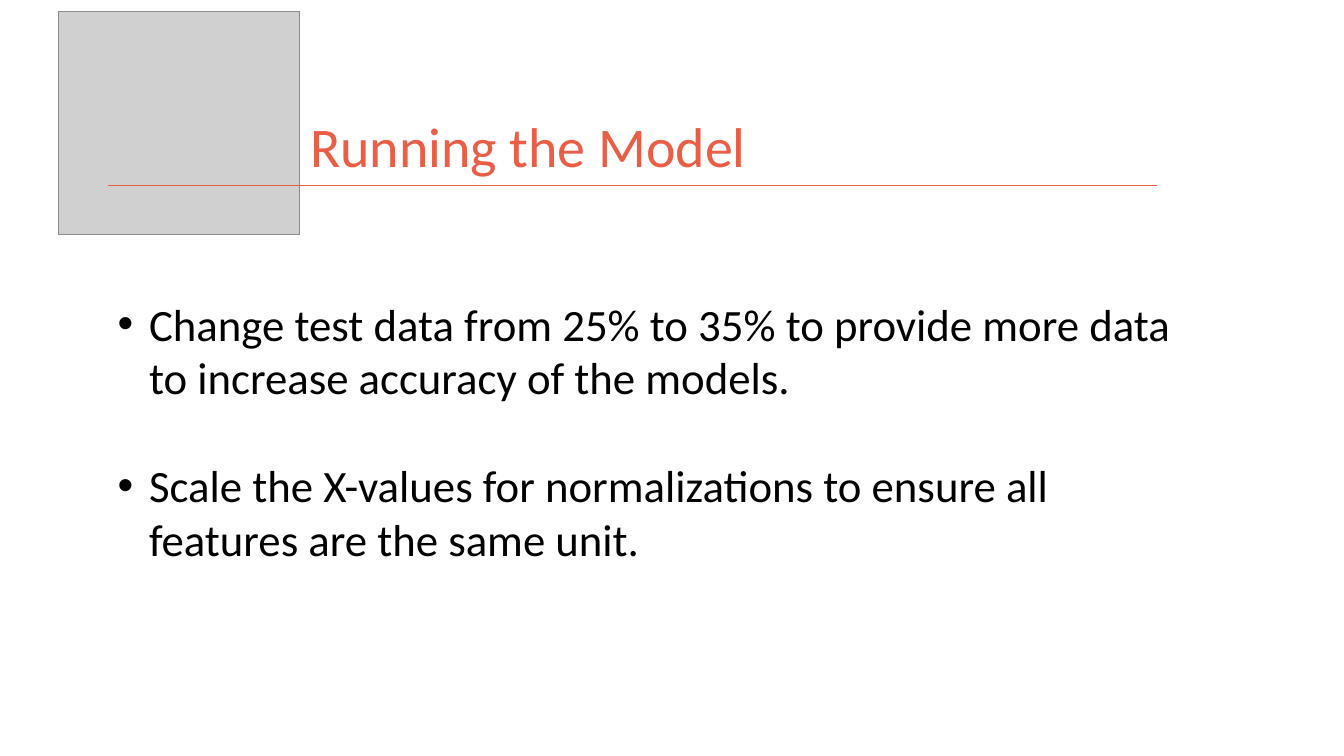
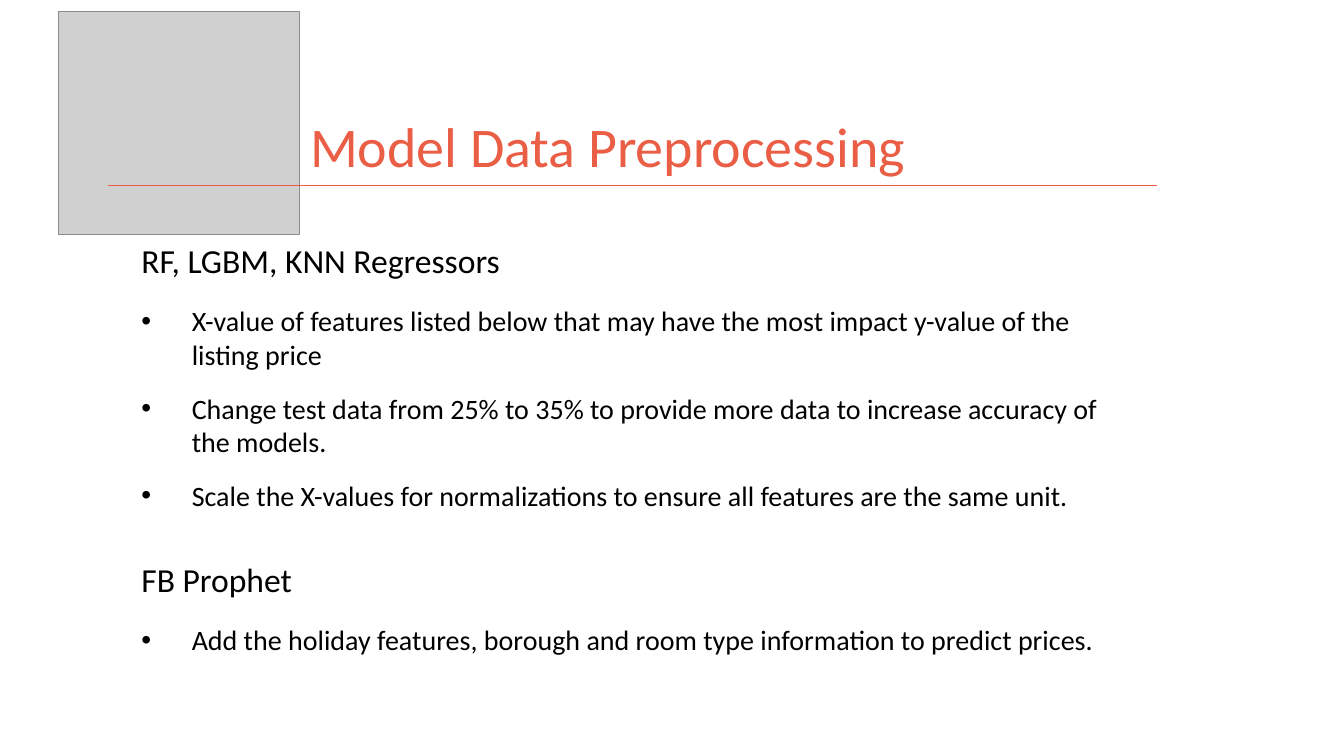
Before and after one commit to kman4/AirbnbPredictions, a slide deck: slide 8 of Airbnb Price Predictions (Model).pptx (slide 10 before the commit). Drawn at 1344x756 pixels with LibreOffice and Linux fonts; fonts in the diff are those of the drawing; grey boxes stand for pictures. Boxes give left, top, right and bottom in pixels: in the first picture for what was removed or moved away, otherwise in the second. Text is boxed around its words. In the diff, an @@ line names an element or a change of style, - is before the commit and + after.

Commit message:
move files, update powerpoint

```diff
--- a/Airbnb Price Predictions (Model).pptx
+++ b/Airbnb Price Predictions (Model).pptx
@@ title at [310, 128, 905, 177]: text changed @@
-Running the Model
+Model Data Preprocessing
@@ text "RF, LGBM, KNN Regressors": place and size @@
-text "RF, LGBM, KNN Regressors" at [149, 310, 1170, 557]
+text "RF, LGBM, KNN Regressors" at [141, 251, 1096, 655]
@@ text at [141, 251, 1069, 370]: paragraphs added @@
+RF, LGBM, KNN Regressors
+• X-value of features listed below that may have the most impact y-value of the listing price
@@ text at [192, 399, 1096, 507]: size 32 to 20 pt in "Change test data from 25% to 35% ...", "Scale the X-values for normalizations to ensure ..."; indent changed @@
@@ text at [141, 568, 1093, 655]: paragraphs added @@
+FB Prophet
+• Add the holiday features, borough and room type information to predict prices.
```
Also in this commit, not shown: 3 other slides changed, 3 slides added, 3 slides removed, 2 other files.
